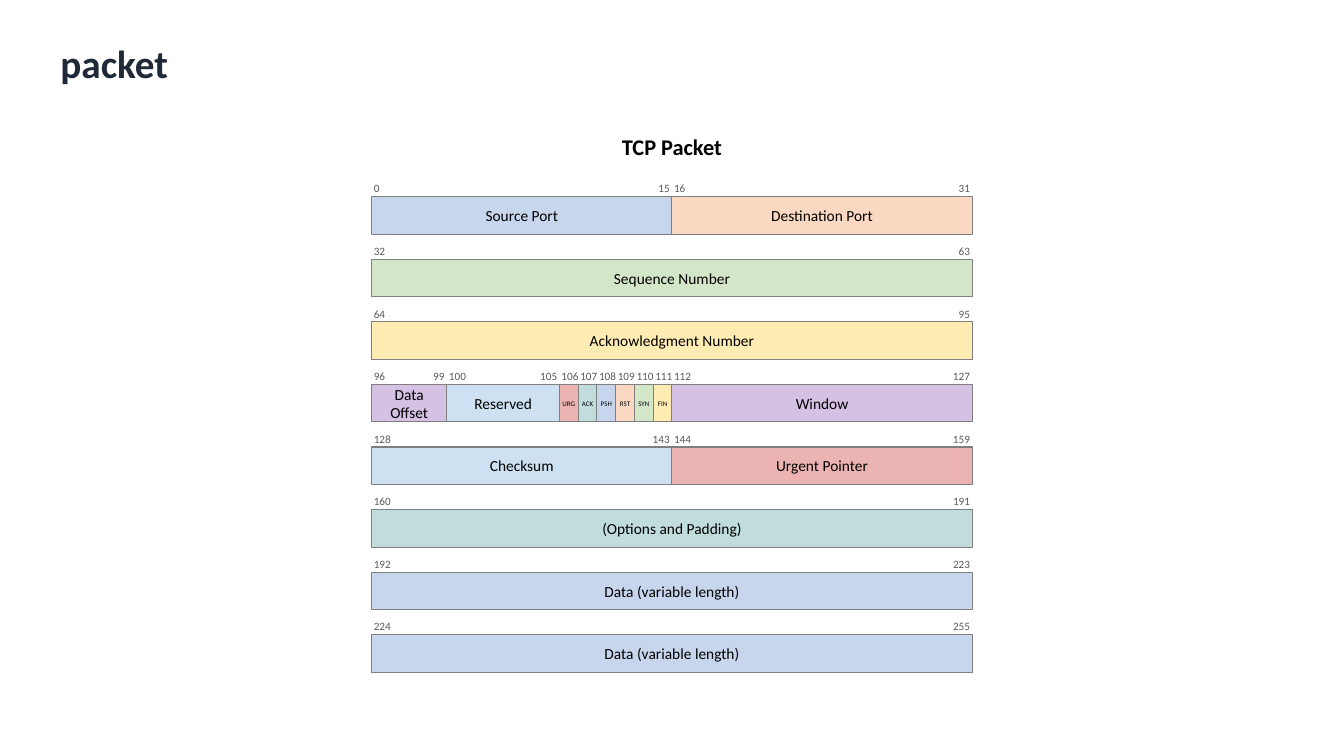
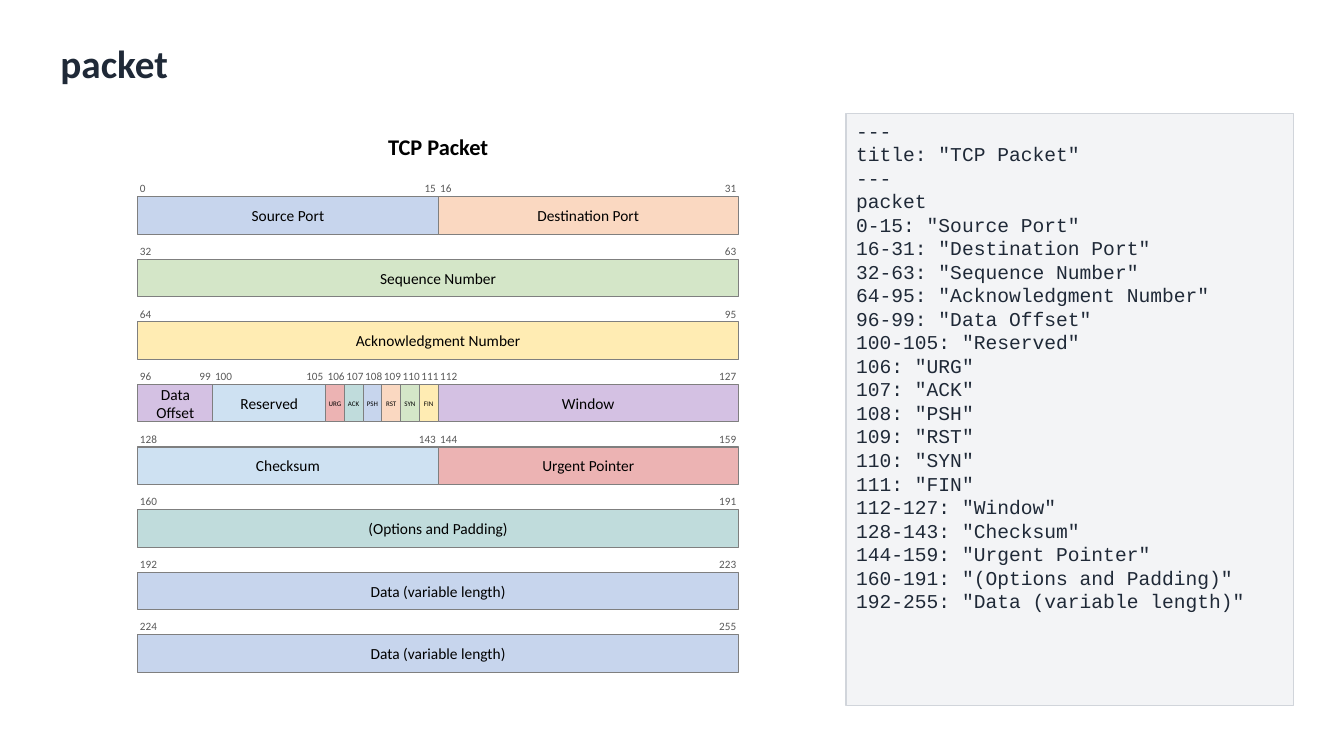
Before and after one commit to nicolasbridelance/md2nativedocx, a slide deck: slide 39 of test-corpus/word-verification/all-types-deck.pptx. Drawn at 1344x756 pixels with LibreOffice and Linux fonts; fonts in the diff are those of the drawing. Boxes give left, top, right and bottom in pixels: in the first picture for what was removed or moved away, otherwise in the second. Text is boxed around its words. In the diff, an @@ line names an element or a change of style, - is before the commit and + after.

```diff
--- a/test-corpus/word-verification/all-types-deck.pptx
+++ b/test-corpus/word-verification/all-types-deck.pptx
@@ rectangle added at box(846, 113, 1294, 706), fill #F3F4F6, outline #D1D5DB 0.75 pt, 14 pt, text #1F2937 @@
+---
+title: "TCP Packet"
+---
+packet
+0-15: "Source Port"
+16-31: "Destination Port"
+32-63: "Sequence Number"
+64-95: "Acknowledgment Number"
+96-99: "Data Offset"
+100-105: "Reserved"
+106: "URG"
+107: "ACK"
+108: "PSH"
+109: "RST"
+110: "SYN"
+111: "FIN"
+112-127: "Window"
+128-143: "Checksum"
+144-159: "Urgent Pointer"
+160-191: "(Options and Padding)"
+192-255: "Data (variable length)"
@@ 31 texts, 18 rectangles: place and size @@
-31 texts, 18 rectangles at box(372, 139, 973, 673)
+31 texts, 18 rectangles at box(138, 139, 739, 673)
```
Also in this commit, not shown: 61 other slides changed, 42 other files.
